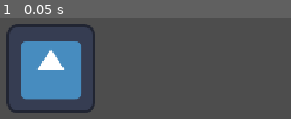
Above: before the commit, frame 1.
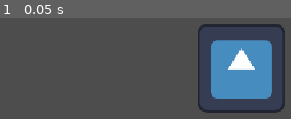
Above: after the commit, the same moment.

Repository: charanko0515/Repositorio-teste-jogo
Game: Godot game, scene res://cenas/main.tscn
Same seed, same stepped clock (60 frames per second), same inputs: the game is played once before the commit and once after it. The project has no main scene, so this scene is started directly. The engine's default icon, where the game draws it, is replaced by a stand-in: a white triangle on a blue panel in a dark square.
Inputs:
- Up to frame 1 (0.05 s): no input

The runs differ from the first frame. In frame 1, 31% of the frame differs, in the area x 2-98%, y 5-95%.

Commit message:
mudança de posição do player

Diff:
--- a/new-game-project/cenas/main.tscn
+++ b/new-game-project/cenas/main.tscn
@@ -9,10 +9,11 @@
 [node name="Node2D" type="Node2D" unique_id=60889639]
 
 [node name="CharacterBody2D" type="CharacterBody2D" parent="." unique_id=942966818]
-position = Vector2(226, 253)
+position = Vector2(500.28, 253)
 
 [node name="CollisionShape2D" type="CollisionShape2D" parent="CharacterBody2D" unique_id=1617036461]
 shape = SubResource("CapsuleShape2D_yjhxs")
 
 [node name="Sprite2D" type="Sprite2D" parent="CharacterBody2D" unique_id=1617776631]
+position = Vector2(0, -1)
 texture = ExtResource("1_mtgg2")
